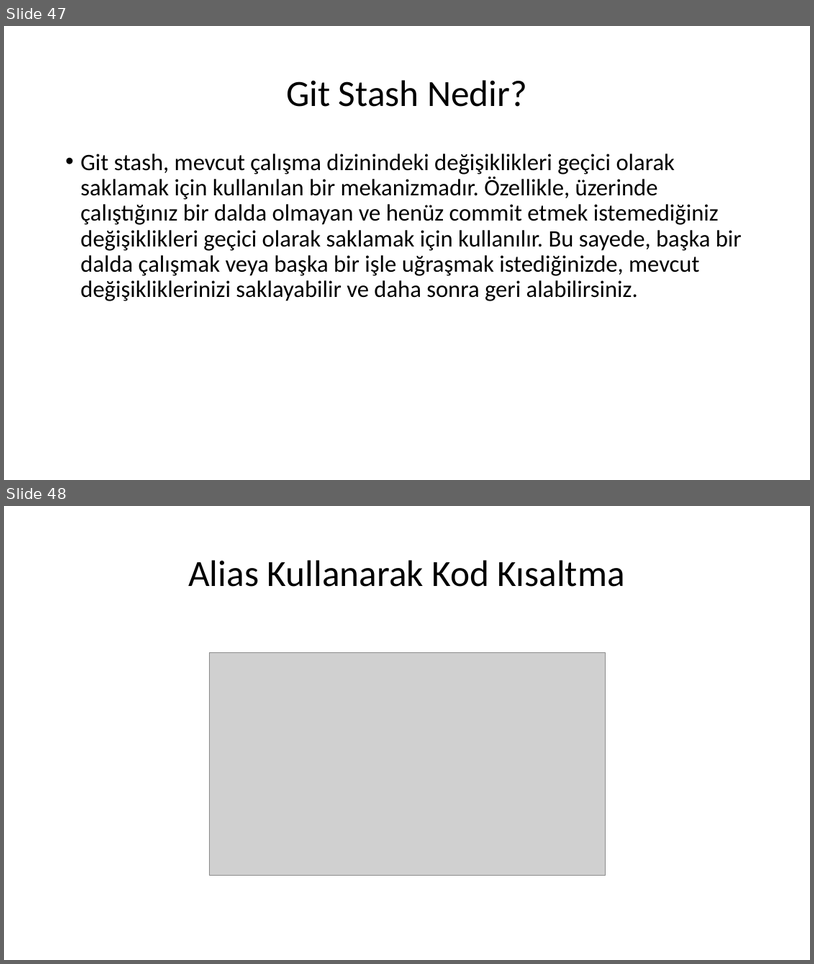
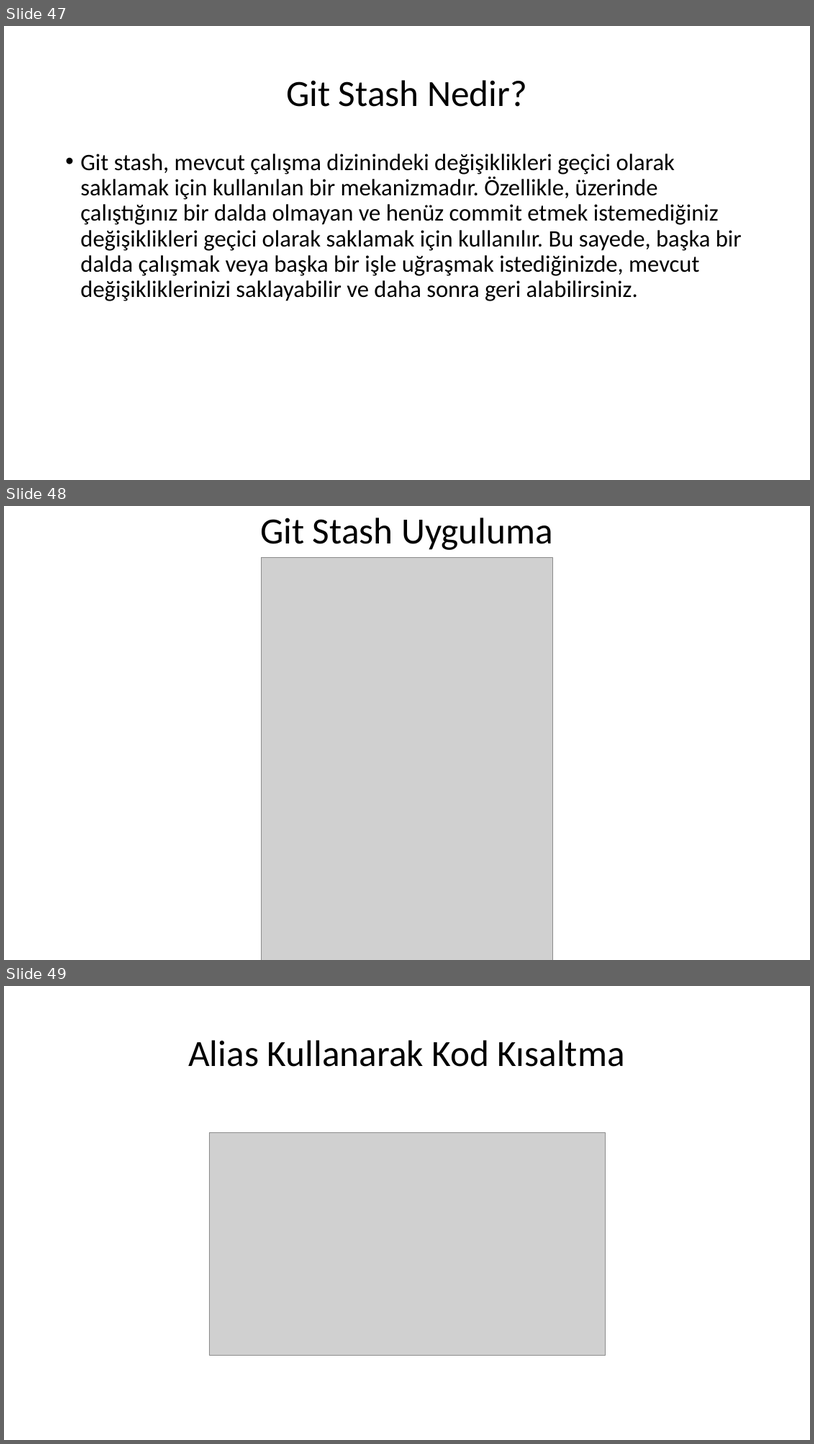
Before and after one commit to tugayayar/devops_project, a slide deck: DevOps Proje Sunusu.pptx. Shown one above the other, each under a label of ours: slides 47 and 48 before the commit, slides 47, 48 and 49 after it. The pictures are 814x964 and 814x1444 pixels, drawn with LibreOffice and Linux fonts; fonts in the diff are those of the drawing; grey boxes stand for pictures. Boxes give left, top, right and bottom in pixels: in the first picture for what was removed or moved away, otherwise in the second. Text is boxed around its words. In the diff, an @@ line names an element or a change of style, - is before the commit and + after.

Commit message:
Git Stash Ugulaması Sunuya Eklendi

```diff
--- a/DevOps Proje Sunusu.pptx
+++ b/DevOps Proje Sunusu.pptx
@@ slide 48 added at (x1=4, y1=506, x2=810, y2=960), background #FFFFFF @@
@@ title added at (x1=260, y1=518, x2=553, y2=550), 44 pt, text #000000 @@
+Git Stash Uyguluma
@@ picture added at (x1=261, y1=557, x2=553, y2=960) @@
@@ what was slide 48 is now slide 49 @@
```
Also in this commit, not shown: 1 other file.
